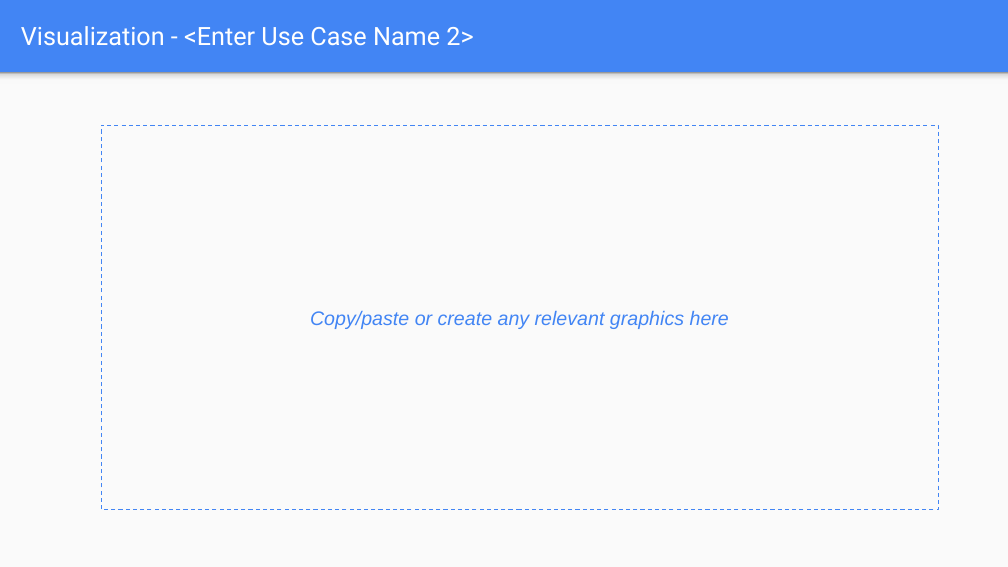
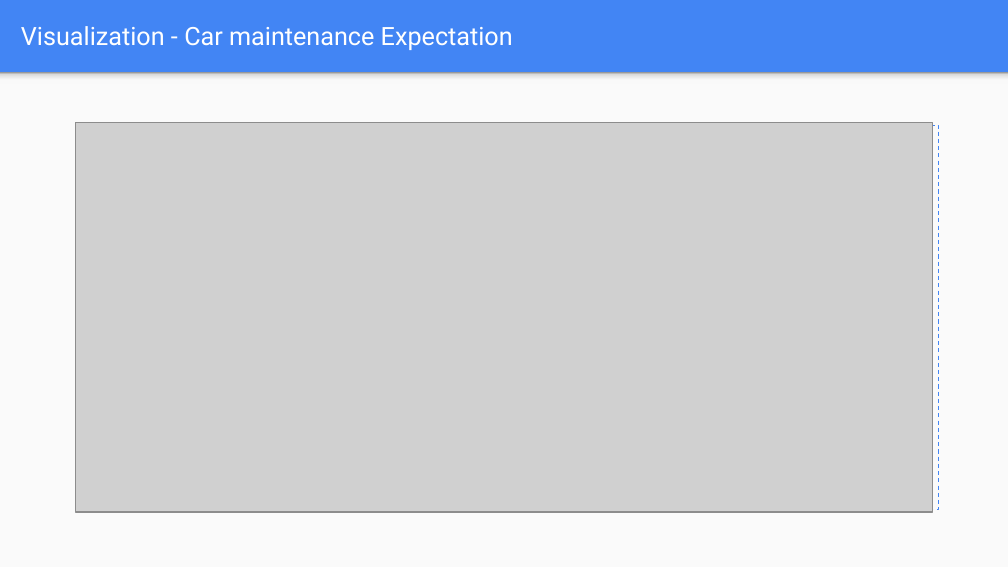
Before and after one commit to mohandesosama/Delivering-an-ML-AI-Strategy, a slide deck: slide 29 of 02_project-steps-aibl.pptx. Drawn at 1008x567 pixels with LibreOffice and Linux fonts; fonts in the diff are those of the drawing; grey boxes stand for pictures. Boxes give left, top, right and bottom in pixels: in the first picture for what was removed or moved away, otherwise in the second. Text is boxed around its words. In the diff, an @@ line names an element or a change of style, - is before the commit and + after.

```diff
--- a/02_project-steps-aibl.pptx
+++ b/02_project-steps-aibl.pptx
@@ title at (21, 26, 513, 50): text changed @@
-Visualization - <Enter Use Case Name 2>
+Visualization - Car maintenance Expectation
@@ picture added at (75, 123, 932, 512) @@
@@ text in rectangle at (310, 310, 729, 329): text removed @@
-Copy/paste or create any relevant graphics here
```
Also in this commit, not shown: 3 other slides changed, 2 slides added, 2 slides removed.
